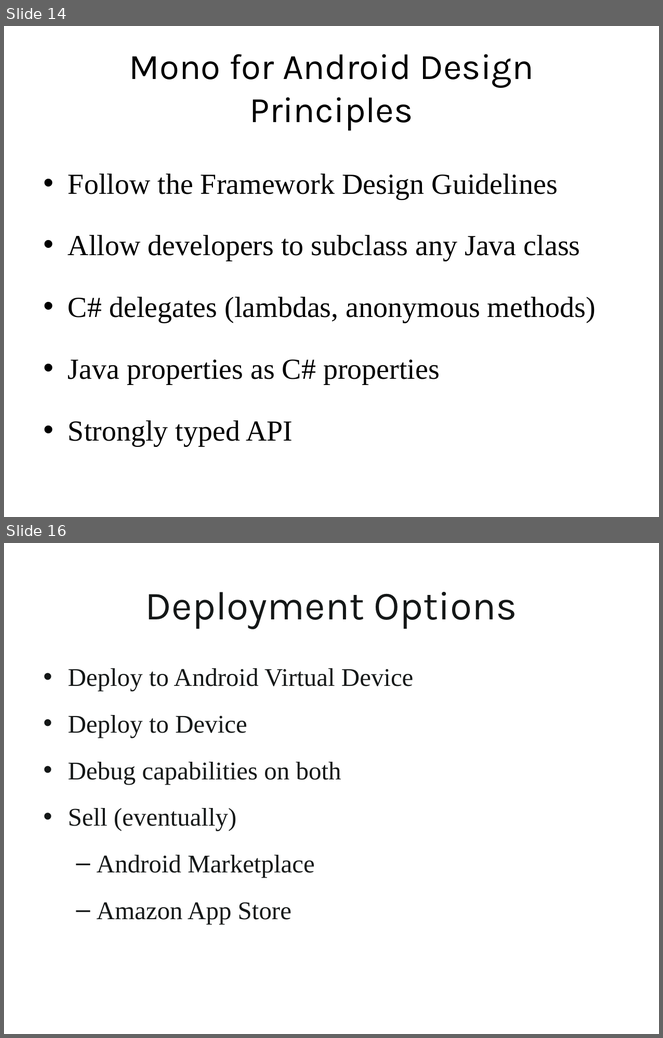
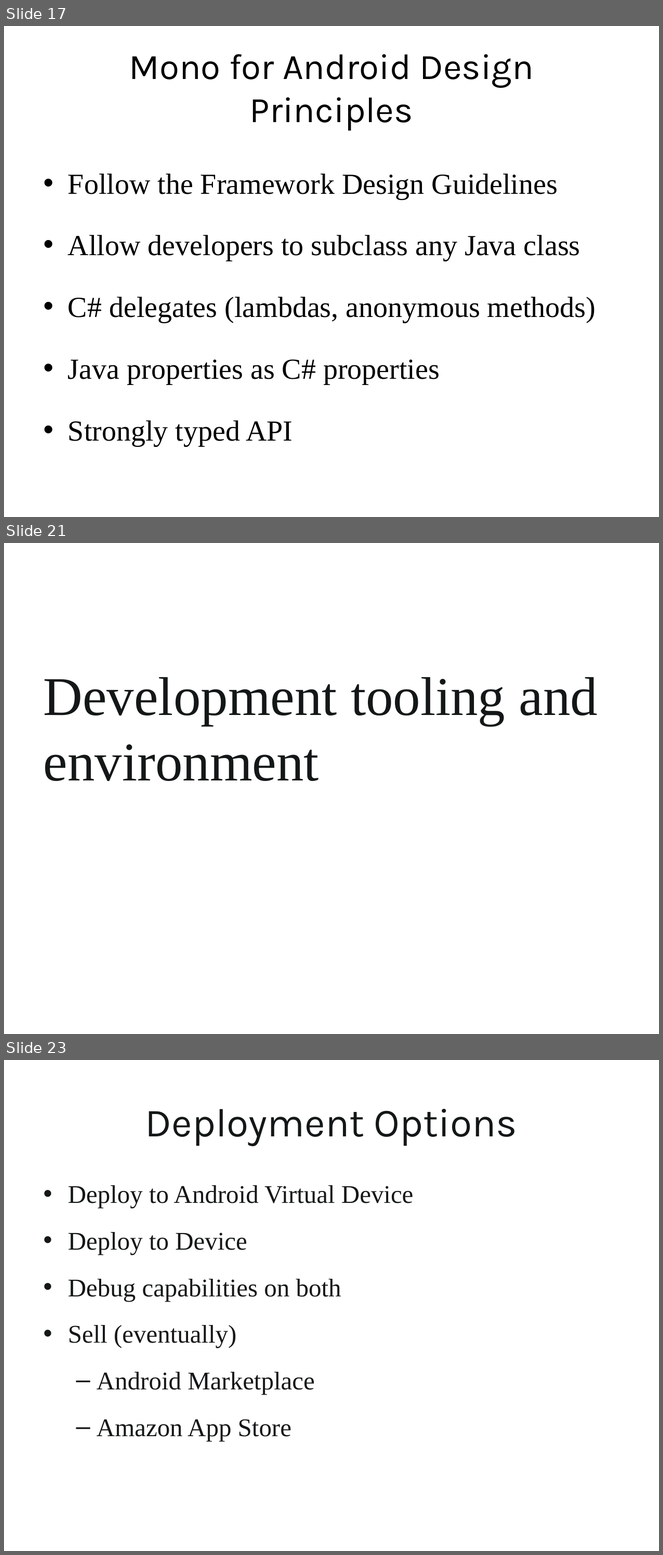
Before and after one commit to kevinmcmahon/MonoDroid101, a slide deck: slides/Monodroid101.pptx. Shown one above the other, each under a label of ours: slides 14 and 16 before the commit, slides 17, 21 and 23 after it; the slides between them are not shown. The pictures are 663x1038 and 663x1555 pixels, drawn with LibreOffice and Linux fonts; fonts in the diff are those of the drawing; background and template pictures are left out. Boxes give left, top, right and bottom in pixels: in the first picture for what was removed or moved away, otherwise in the second. Text is boxed around its words. In the diff, an @@ line names an element or a change of style, - is before the commit and + after.

```diff
--- a/slides/Monodroid101.pptx
+++ b/slides/Monodroid101.pptx
@@ slide 21 added at [4, 543, 659, 1034], background picture (left out) @@
@@ text added at [44, 677, 598, 781], 60 pt, text #141717 @@
+Development tooling and environment
@@ what was slide 14 is now slide 17 @@
@@ what was slide 16 is now slide 23 @@
```
Also in this commit, not shown: 1 slide changed, 6 other slides added, 4 other files.
